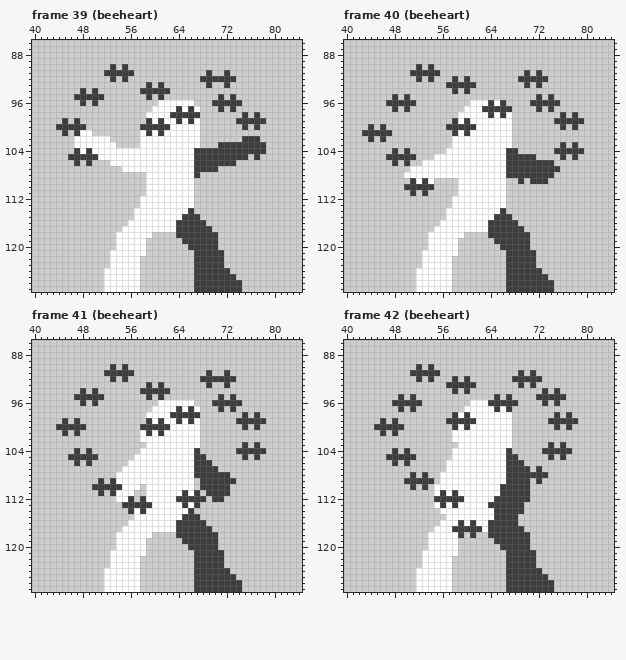
Two states of a pixel-art file, src/Unity/Fighters/Assets/Art/Sprites/Animations/mrshive_super.aseprite. Above is the file before it was changed.
128x128 pixels, 70 frames. Shown: frame 39 (beeheart): x 40..84, y 86..127; frame 40 (beeheart): x 40..84, y 86..127; frame 41 (beeheart): x 40..84, y 86..127; frame 42 (beeheart): x 40..84, y 86..127. The commit also changed other frames, which this record leaves out.
New version:
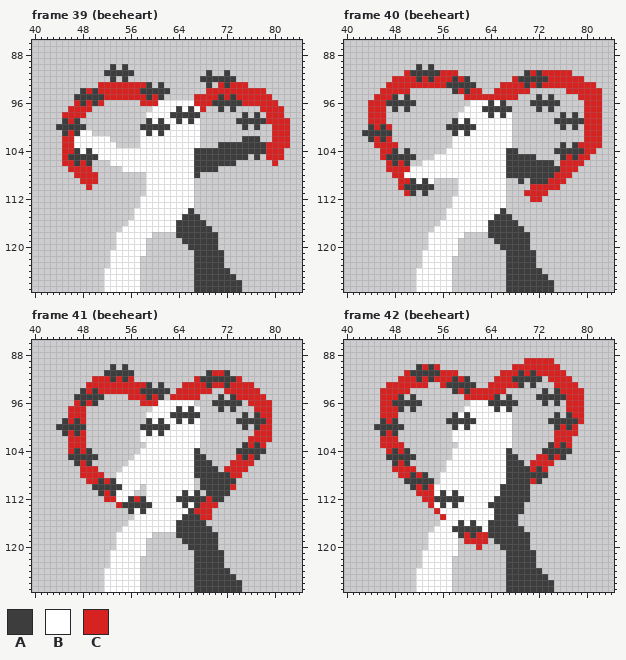
Palette (. is transparent): A #3d3d3d  B #ffffff  C #d72222
Author's note on the commit: mrs hive super adjustments
Changes in this commit:
layer "Layer 4" added
Changed rows in their new state; - is an unchanged pixel.
Frame 39 (beeheart), layer "Layer 4":
first column x 45:
 93 ------CCCCCCCC------------C-CCC-------
 94 ----C-CCCCCCC-----------CCCCCCCCCC----
 95 -------CCCCCCC-C------CCCC-C-CCCCCC---
 96 --C-C-C------CCC------CCC-----CCCCCC--
 97 -CCCC------------------C---------CCCC-
 98 CCCC------------------------------CCC-
 99 -C--------------------------------CCCC
100 -----------------------------------CCC
101 -C---------------------------------CCC
102 CC---------------------------------CCC
103 CC--------------------------------CCCC
104 CC--------------------------------CCC-
105 C---------------------------------CCC-
106 CC-C-------------------------------C--
107 -CCCC---------------------------------
108 --CCCC--------------------------------
109 ---CCC--------------------------------
110 ----C---------------------------------
Frame 40 (beeheart), layer "Layer 4":
first column x 44:
 91 ------C-----CCC------------C-CCCCC-----
 92 ----CCCC-C-CCC-C--------C-----CCCCCC---
 93 ---CCCCCCCCCC---------CCCC-C-CCCCCCCCC-
 94 --CCCCC--------C-CC--CCCCCC------CCCCCC
 95 -CCC------------CCCCCCCCC----------CCCC
 96 CCC---------------------------------CCC
 97 CCC---------------------------------CCC
 98 CCC---------------------------------CCC
 99 CCC---------------------------------CCC
100 -C-C--------------------------------CCC
101 ------------------------------------CCC
102 -C-C--------------------------------CCC
103 -CCCC------------------------------CCCC
104 --CC--------------------------------CC-
105 --C------------------------------C-CC--
106 ---C-C--------------------------CCCC---
107 ---CCCC-------------------------CCC----
108 ----CC-------------------------CCC-----
109 -----CC-----------------------CCC------
110 -----C---------------------CCCCC-------
111 ------C-------------------CCCC---------
112 ---------------------------CC----------
Frame 41 (beeheart), layer "Layer 4":
first column x 46:
 91 ------------------------CC--------
 92 ----CCC-C-C----------C------C-----
 93 ---CCCCCCCCCC------CCCC-CC-CCCC---
 94 ---C-CCCCCCC------CCCCCC--CCCCCC--
 95 ----------CCC-C--CCCCC------CCCCC-
 96 -C-C--------CCC---------------CCCC
 97 CCC----------------------------CCC
 98 CCC-----------------------------CC
 99 C-C------------------------------C
100 --------------------------------CC
101 C-C----------------------------CCC
102 CCC---------------------------CCCC
103 CCC---------------------------C-C-
104 C-C-------------------------------
105 ----------------------------C-C---
106 --C------------------------CCCC---
107 --CCC---------------------CCCC----
108 --CCCC---------------------CC-----
109 ---CC-C---------------------------
110 ---------------------------C------
111 ------C---------------------------
112 ------CC---C-----------C----------
113 --------C-------------CCC---------
114 ---------------------CCC----------
115 ----------------------CC----------
Frame 42 (beeheart), layer "Layer 4":
first column x 46:
 89 ------------------------CCCCC-----
 90 -------C-C------------CCCCCCCC----
 91 ----C-----CCC-------CCC-C-CCCCC---
 92 ---CCC-C-CCC-C-----CCC------CCCC--
 93 -CCCCCCC--C-------CCCCC------CCCC-
 94 CCCCC--------C-CCCCCC---------CCCC
 95 CCC-----------CCCCC------------CCC
 96 CC-----------------------------CCC
 97 CCC----------------------------CCC
 98 CCC-----------------------------CC
 99 -C-------------------------------C
100 ------------------------------C-C-
101 -C---------------------------CCCC-
102 CCC--------------------------CCC--
103 CCCC-------------------------C-C--
104 -C-C------------------------------
105 --------------------------CC-C----
106 ---C---------------------CCCC-----
107 --CCCC-------------------C-C------
108 ---CC-C---------------------------
109 -------------------------C--------
110 ------C-C-------------------------
111 ------CCC-------------------------
112 -------CC-------------------------
113 --------C-------------------------
114 ---------C------------------------
115 ----------C-----------------------
118 --------------C-CC----------------
119 --------------CCCC----------------
120 ----------------C-----------------
